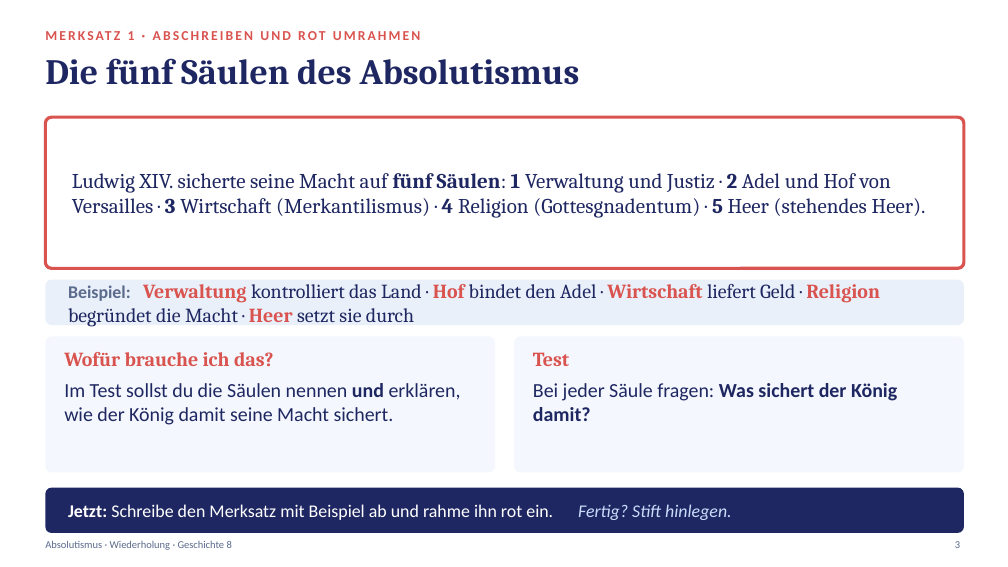
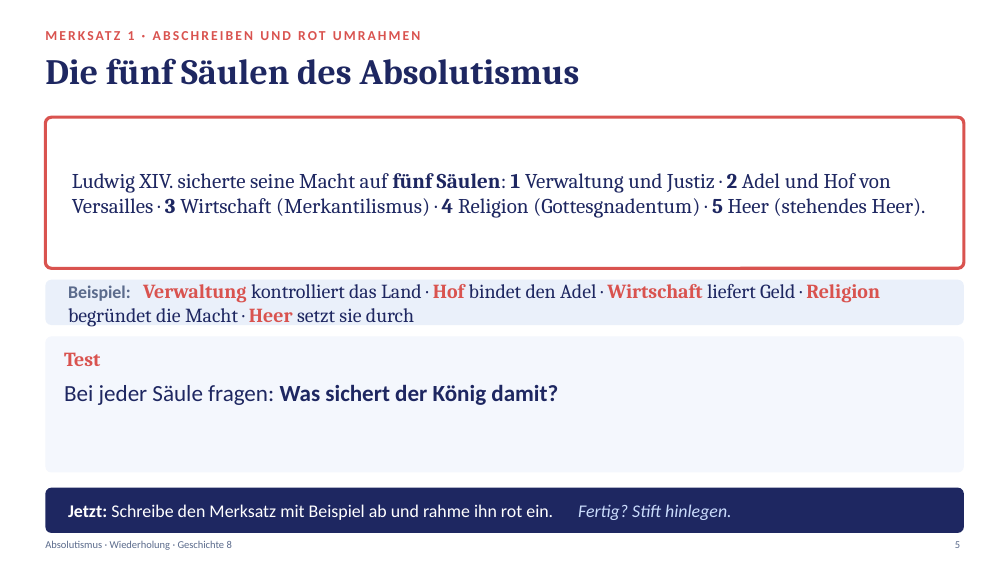
Before and after one commit to golzkonstantin-gif/Schule, a slide deck: slide 5 of Geschichte_8/Absolutismus_Wiederholung/Praesentation_Absolutismus_Wiederholung.pptx (slide 3 before the commit). Drawn at 1008x567 pixels with LibreOffice and Linux fonts; fonts in the diff are those of the drawing. Boxes give left, top, right and bottom in pixels: in the first picture for what was removed or moved away, otherwise in the second. Text is boxed around its words. In the diff, an @@ line names an element or a change of style, - is before the commit and + after.

```diff
--- a/Geschichte_8/Absolutismus_Wiederholung/Praesentation_Absolutismus_Wiederholung.pptx
+++ b/Geschichte_8/Absolutismus_Wiederholung/Praesentation_Absolutismus_Wiederholung.pptx
@@ rounded rectangle: place and size @@
-rounded rectangle at (45,337,495,473)
+rounded rectangle at (45,337,964,473)
@@ text "Test": place and size @@
-text "Test" at (533,352,569,366)
+text "Test" at (64,352,100,366)
@@ text removed at (64,352,274,366) @@
-Wofür brauche ich das?
@@ rounded rectangle removed at (514,337,964,473) @@
@@ text "Bei jeder Säule fragen: Was ...": place and size @@
-text "Bei jeder Säule fragen: Was ..." at (533,383,897,421)
+text "Bei jeder Säule fragen: Was ..." at (64,384,558,405)
@@ text "Bei jeder Säule fragen: Was ..." at (64,384,558,405): size 19 to 22 pt @@
@@ text removed at (64,383,461,425) @@
-Im Test sollst du die Säulen nennen und erklären, wie der König damit seine Macht sichert.
```
Also in this commit, not shown: 9 other slides changed, 9 slides added, 8 other files.
